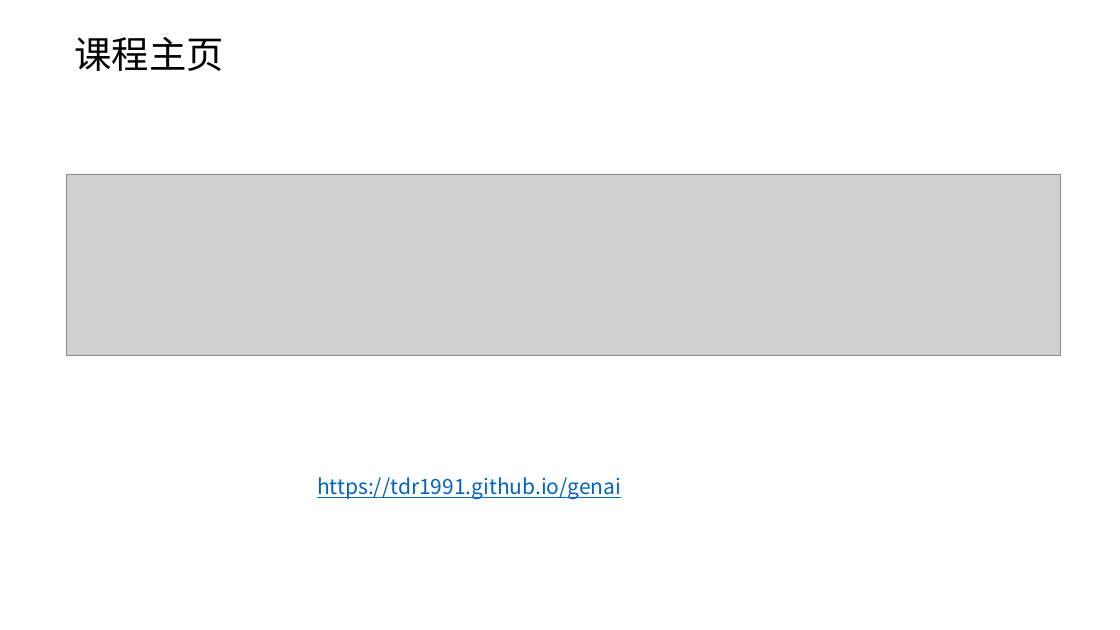
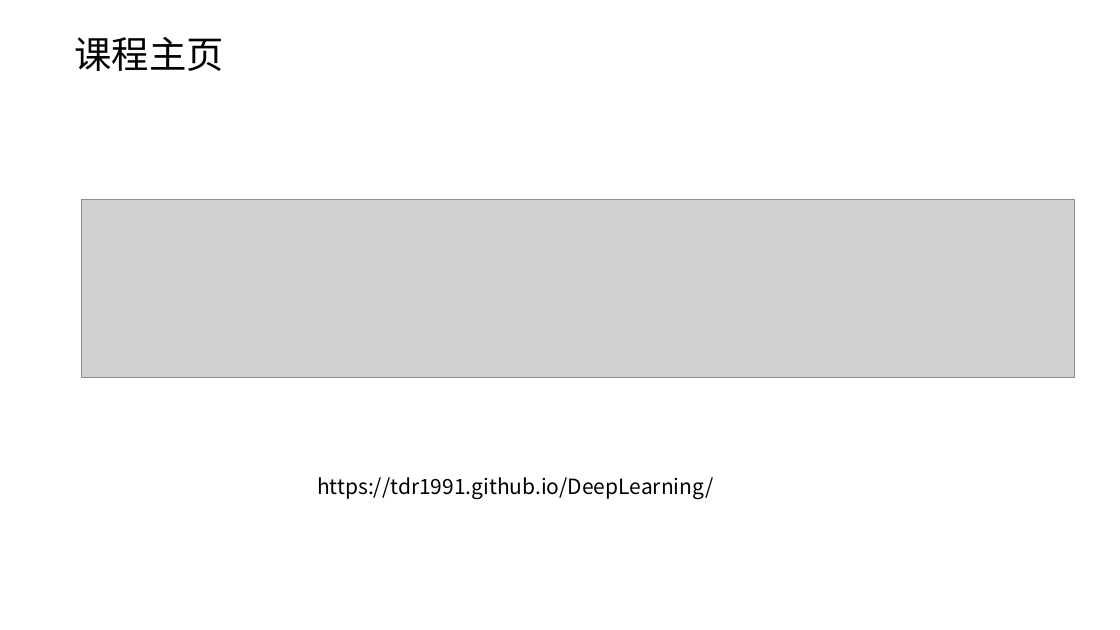
Before and after one commit to tdr1991/DeepLearning, a slide deck: slide 2 of ppt/课程.pptx. Drawn at 1120x630 pixels with LibreOffice and Linux fonts; fonts in the diff are those of the drawing; grey boxes stand for pictures. Boxes give left, top, right and bottom in pixels: in the first picture for what was removed or moved away, otherwise in the second. Text is boxed around its words. In the diff, an @@ line names an element or a change of style, - is before the commit and + after.

```diff
--- a/ppt/课程.pptx
+++ b/ppt/课程.pptx
@@ picture: place and size @@
-picture at <box>66,174,1061,356</box>
+picture at <box>82,200,1075,377</box>
@@ text at <box>317,477,713,499</box>: text changed; text colour #0563C1 to #000000 @@
-https://tdr1991.github.io/genai
+https://tdr1991.github.io/DeepLearning/
```
Also in this commit, not shown: 1 other slide changed, 4 slides added, 3 slides removed, 2 other files.
